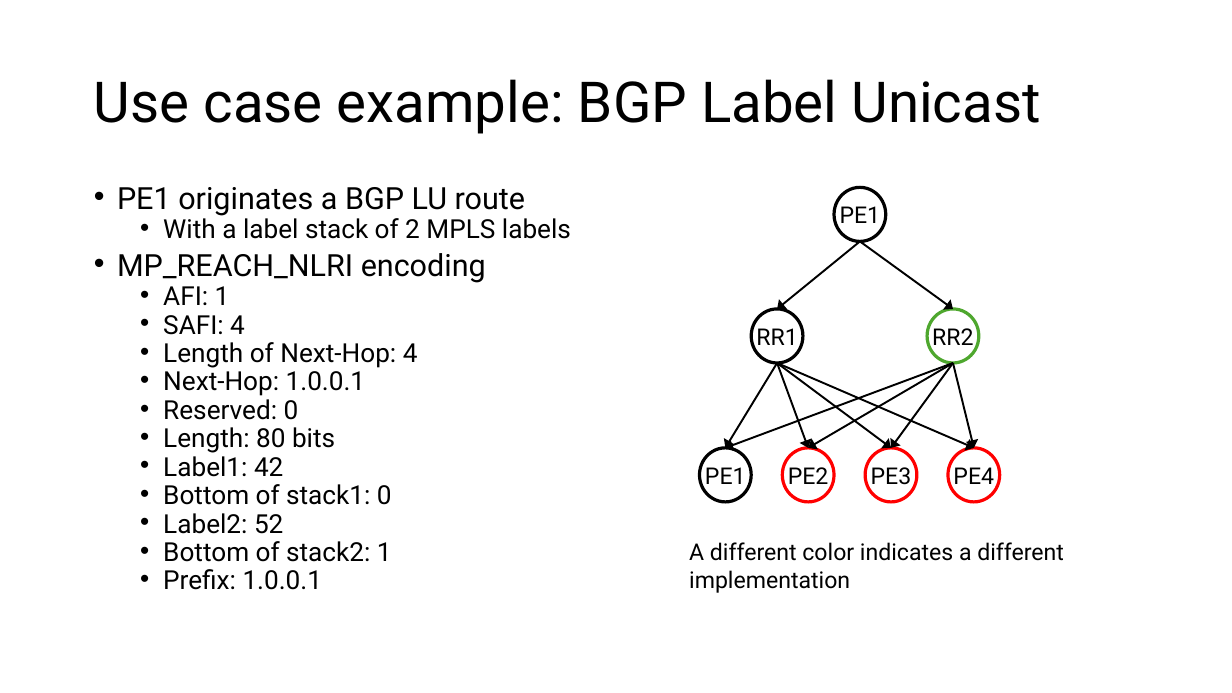
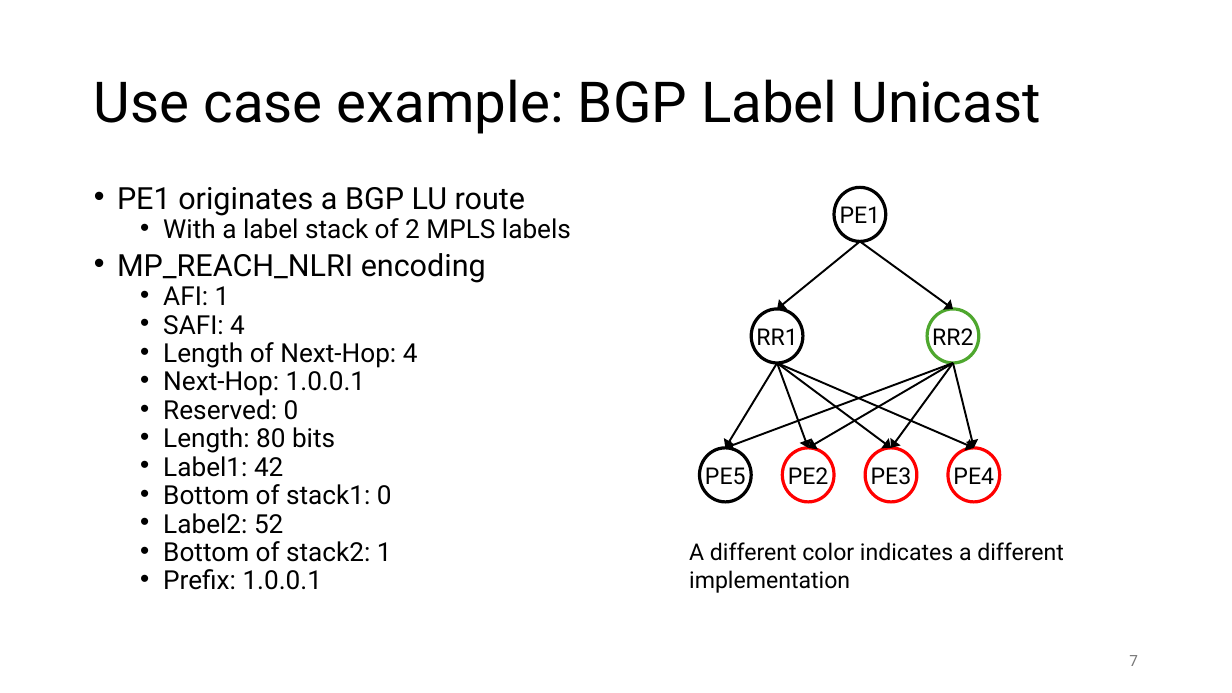
Before and after one commit to Bruno007/draft-decraene-idr-nlri-error-handling, a slide deck: slide 7 of idr-nlri-error-handling.pptx. Drawn at 1232x693 pixels with LibreOffice and Linux fonts; fonts in the diff are those of the drawing. Boxes give left, top, right and bottom in pixels: in the first picture for what was removed or moved away, otherwise in the second. Text is boxed around its words. In the diff, an @@ line names an element or a change of style, - is before the commit and + after.

Commit message:
PPT update: typo and minor

```diff
--- a/idr-nlri-error-handling.pptx
+++ b/idr-nlri-error-handling.pptx
@@ text in ellipse at (705,467,746,489): text changed @@
-PE1
+PE5
@@ page number added at (1129,655,1138,666), 12 pt, text #797979 @@
+7
```
Also in this commit, not shown: 9 other slides changed.
